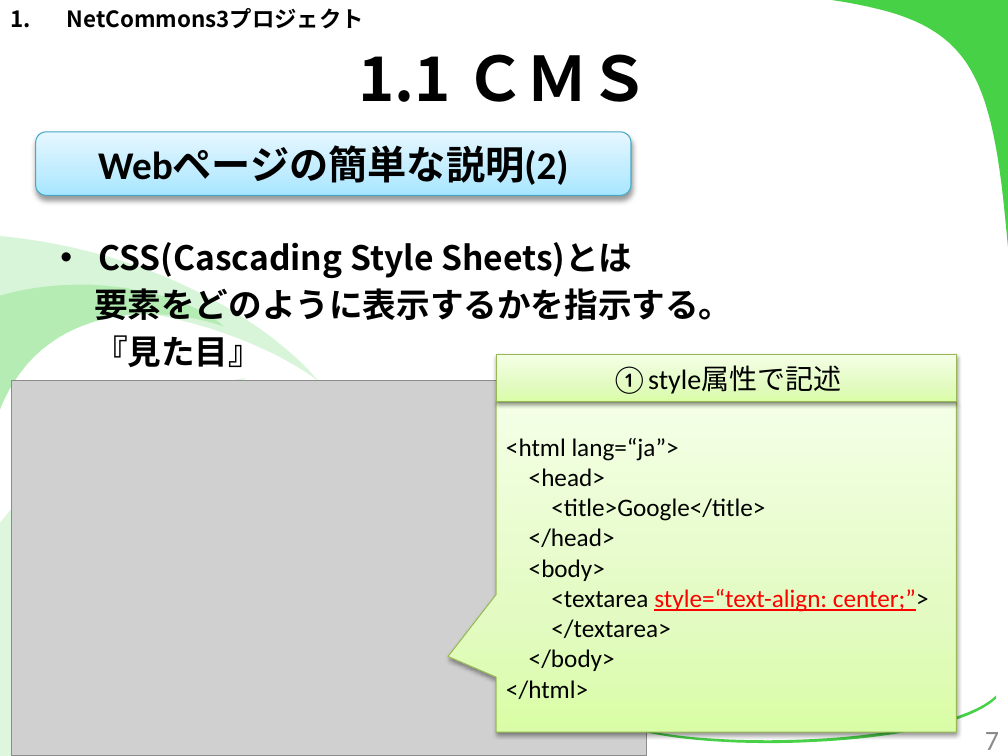
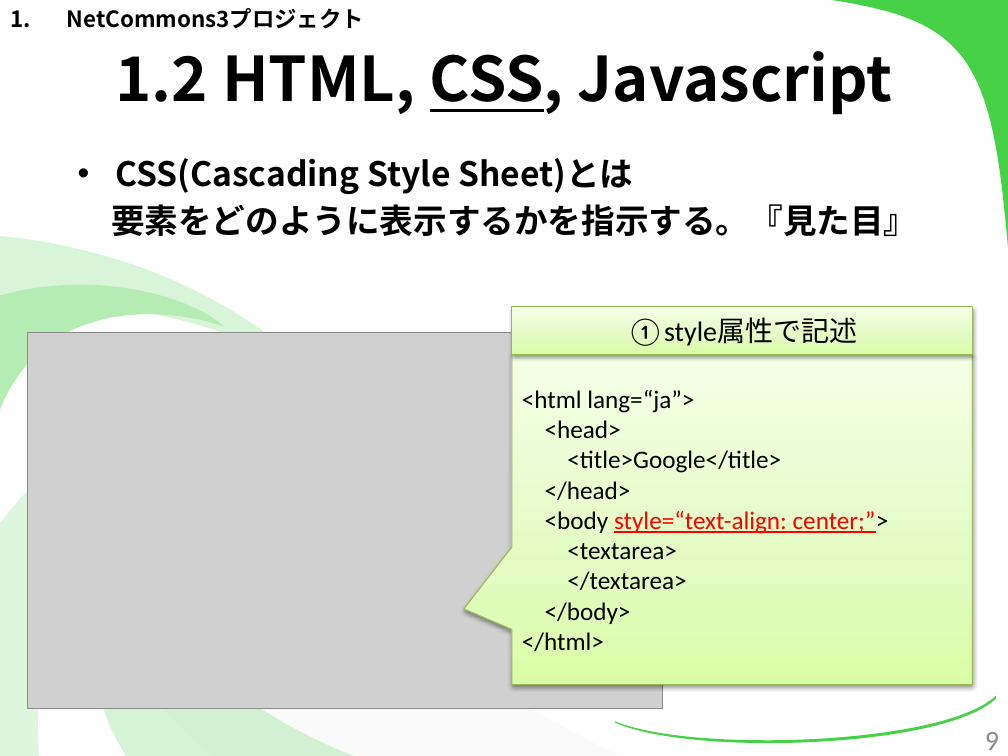
Before and after one commit to kotaro0717/Report-Management, a slide deck: slide 9 of PowerPoint/report_hokada.pptx (slide 7 before the commit). Drawn at 1008x756 pixels with LibreOffice and Linux fonts; fonts in the diff are those of the drawing; grey boxes stand for pictures. Boxes give left, top, right and bottom in pixels: in the first picture for what was removed or moved away, otherwise in the second. Text is boxed around its words. In the diff, an @@ line names an element or a change of style, - is before the commit and + after.

```diff
--- a/PowerPoint/report_hokada.pptx
+++ b/PowerPoint/report_hokada.pptx
@@ title at (x1=115, y1=51, x2=892, y2=115): text changed @@
-1.1 ＣＭＳ
+1.2 HTML, CSS, Javascript
@@ rounded rectangle removed at (x1=35, y1=132, x2=631, y2=196) @@
-Webページの簡単な説明(2)
@@ text at (x1=111, y1=158, x2=917, y2=236): text changed @@
-• CSS(Cascading Style Sheets)とは
-要素をどのように表示するかを指示する。
-『見た目』
+• CSS(Cascading Style Sheet)とは
+要素をどのように表示するかを指示する。『見た目』
@@ 1 picture, 1 rectangle, 1 speech box moved together from (x1=12, y1=354, x2=957, y2=756) to (x1=28, y1=306, x2=973, y2=708) @@
@@ text in speech box at (x1=545, y1=511, x2=889, y2=559): text changed @@
-<body>
-<textarea style=“text-align: center;”>
+<body style=“text-align: center;”>
+<textarea>
@@ page number at (x1=985, y1=732, x2=999, y2=750): text changed @@
-7
+9
```
Also in this commit, not shown: 24 other slides changed, 4 slides added.
